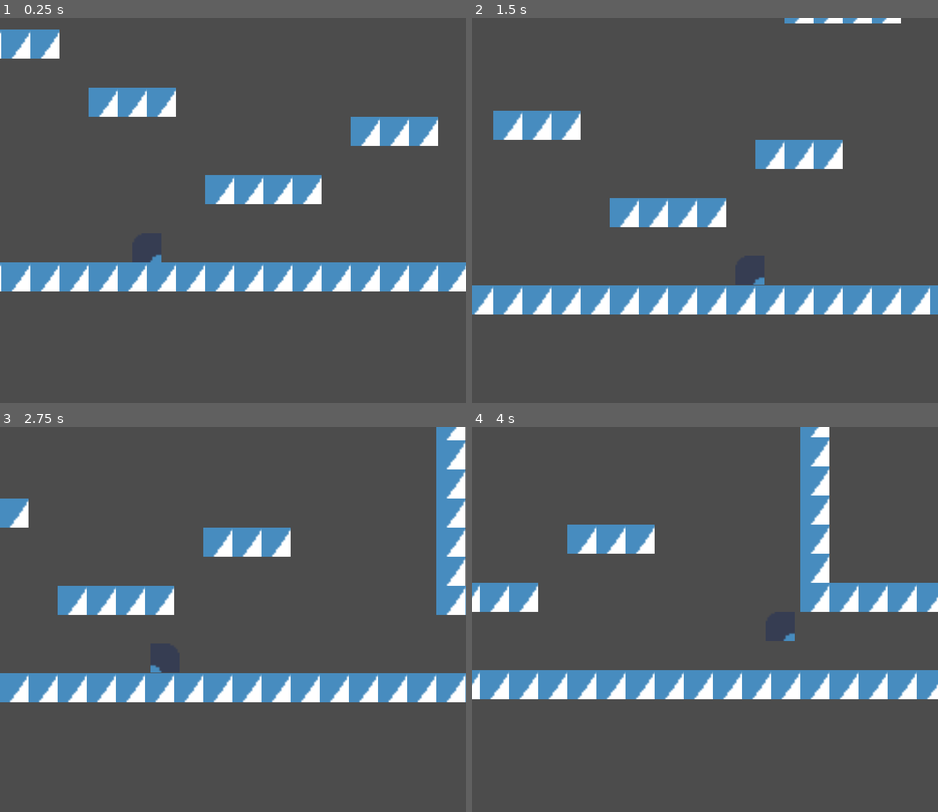
Above: before the commit, frames 1-4 (two rows, left to right).
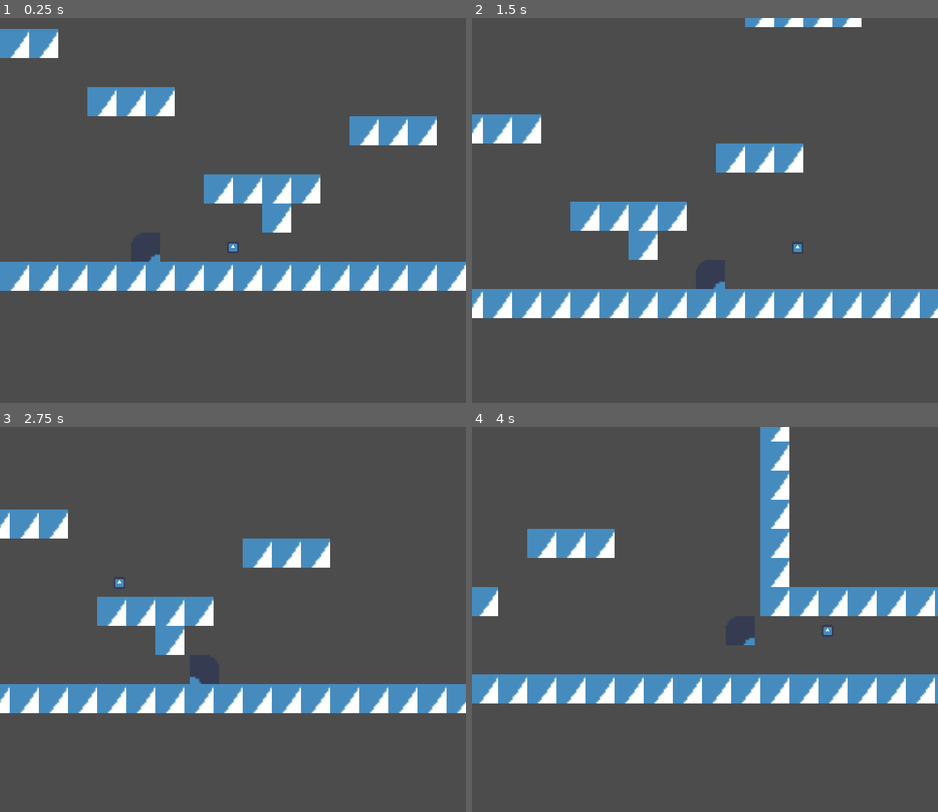
Above: after the commit, the same moments.

Repository: MauveMagician/platformer-game
Game: Godot game, scene res://Game.tscn
Same seed, same stepped clock (60 frames per second), same inputs: the game is played once before the commit and once after it. The engine's default icon, where the game draws it, is replaced by a stand-in: a white triangle on a blue panel in a dark square.
Inputs:
- Up to frame 1 (0.25 s): no input
- Up to frame 2 (1.5 s): hold Up (look_up) 0.53-1.28 s; hold Right (move_right) from 0.53 s (still down); tap Z (jump) at 0.77 s; tap Down (look_down) at 1.35 s
- Up to frame 3 (2.75 s): tap Z (jump) at 1.52 s; tap Up (look_up) at 1.55 s; release Right (move_right) at 2.03 s; hold Left (move_left) from 2.03 s (still down); hold Up (look_up) from 2.03 s (still down)
- Up to frame 4 (4 s): release Left (move_left) at 2.78 s; release Up (look_up) at 2.78 s; hold Right (move_right) from 2.78 s (still down); tap Up (look_up) at 2.85, 3.8 s; tap Z (jump) at 3.02, 3.77 s; hold Down (look_down) from 3.53 s (still down)

The runs differ from the first frame. In frame 1, 3.0% of the frame differs, in the area x 0-100%, y 2-72%; in frame 2, 12%; in frame 3, 18%, in the area x 0-100%, y 0-75%; in frame 4, 16%.

Commit message:
fix camera

Diff:
--- a/CameraPivot.gd
+++ b/CameraPivot.gd
@@ -1,30 +1,29 @@
 extends Position2D
 
-export var interpolate_cam_time = 0.3
+const ORIGINAL_INTERPOLATE_CAM_TIME = 1.0/3.0
+const ORIGINAL_LOOK_UP_PIXELS = 64
+const ORIGINAL_CAMERA_OFFSET_DISTANCE = 48
+
+export var interpolate_cam_time = ORIGINAL_INTERPOLATE_CAM_TIME
+export var look_up_pixels = ORIGINAL_LOOK_UP_PIXELS
+export var camera_offset_distance = ORIGINAL_CAMERA_OFFSET_DISTANCE
 onready var parent = self.get_parent()
 var y_direction = 1
 var ground_camera_mode = true
 
+func _ready():
+	$Camera_Offset.position.x = camera_offset_distance
 
 func _physics_process(_delta):
 	update_pivot_angle()
 
 func update_pivot_angle():
 	self.y_direction = parent.get("look_direction").y
-	if abs(self.y_direction) > 0:
-		$Lookup_Tween.interpolate_property($Camera_Offset,"position",$Camera_Offset.position, Vector2($Camera_Offset.position.x,64*self.y_direction), interpolate_cam_time,Tween.TRANS_LINEAR, Tween.EASE_OUT)
+	if ground_camera_mode:
+		$Lookup_Tween.interpolate_property($Camera_Offset,"position",$Camera_Offset.position, Vector2(parent.get("look_direction").x*48, look_up_pixels*self.y_direction), interpolate_cam_time,Tween.TRANS_LINEAR, Tween.EASE_OUT)
 		$Camera_Offset/Camera2D.drag_margin_h_enabled = false
 		$Camera_Offset/Camera2D.drag_margin_v_enabled = false
 		$Lookup_Tween.start()
-	elif ground_camera_mode:
-		self.position = Vector2(0,0)
-		$Lookup_Tween.interpolate_property($Camera_Offset,"position",$Camera_Offset.position, Vector2(parent.get("look_direction").x*32, 64*self.y_direction), interpolate_cam_time,Tween.TRANS_LINEAR, Tween.EASE_OUT)
-		$Camera_Offset/Camera2D.drag_margin_h_enabled = false
-		$Camera_Offset/Camera2D.drag_margin_v_enabled = false
-		$Lookup_Tween.start()
-		$Camera_Offset.position = Vector2(parent.get("look_direction").x*32,0)
-	else:
-		$Camera_Offset.global_position = $Camera_Offset.global_position
 
 func _on_Lookup_Tween_tween_completed(_object, _key):
 	$Camera_Offset/Camera2D.drag_margin_h_enabled = true
@@ -40,11 +39,17 @@
 func _on_Player_touched_ground():
 	$Camera_Offset/Camera2D.drag_margin_h_enabled = true
 	$Camera_Offset/Camera2D.drag_margin_v_enabled = true
-	$Camera_Offset/Camera2D.drag_margin_left = 0.1
-	$Camera_Offset/Camera2D.drag_margin_right = 0.1
+	$Camera_Offset/Camera2D.drag_margin_left = 0.15
+	$Camera_Offset/Camera2D.drag_margin_right = 0.15
 	$Camera_Offset/Camera2D.drag_margin_top = 0.1
 	$Camera_Offset/Camera2D.drag_margin_bottom = 0.1
+	self.interpolate_cam_time = ORIGINAL_INTERPOLATE_CAM_TIME/2
+	if $Speedup_Timer.is_stopped():
+		$Speedup_Timer.start()
 	ground_camera_mode = true
 
 func _on_Player_rotate():
 	pass # Replace with function body.
+
+func _on_Speedup_Timer_timeout():
+	self.interpolate_cam_time = ORIGINAL_INTERPOLATE_CAM_TIME
--- a/Game.tscn
+++ b/Game.tscn
@@ -6,10 +6,10 @@
 [ext_resource path="res://CameraPivot.gd" type="Script" id=4]
 
 [sub_resource type="RectangleShape2D" id=1]
-extents = Vector2( 8, 8 )
+extents = Vector2( 8, 6 )
 
-[sub_resource type="CircleShape2D" id=2]
-radius = 8.06226
+[sub_resource type="RectangleShape2D" id=4]
+extents = Vector2( 8, 6 )
 
 [sub_resource type="Animation" id=3]
 resource_name = "idle"
@@ -43,7 +43,7 @@
 collision_layer = 3
 collision_mask = 3
 format = 1
-tile_data = PoolIntArray( -327694, 0, 0, -327693, 0, 0, -327 …(1715 unchanged characters)… 5, 0, 0, 262199, 0, 0, 393202, 0, 0, 327735, 0, 0, 458738, 0, 0, 393271, 0, 0, 5 …(1315 unchanged characters)…
+tile_data = PoolIntArray( -327694, 0, 0, -327693, 0, 0, -327 …(1715 unchanged characters)… 5, 0, 0, 262199, 0, 0, 393202, 0, 0, 327686, 0, 0, 327735, 0, 0, 458738, 0, 0, 393271, 0, 0, 5 …(1315 unchanged characters)…
 
 [node name="Player" type="KinematicBody2D" parent="."]
 position = Vector2( 32, 96 )
@@ -59,7 +59,7 @@
 
 [node name="CoyoteTimer" type="Timer" parent="Player"]
 process_mode = 0
-wait_time = 0.09
+wait_time = 0.1
 one_shot = true
 
 [node name="CornerCorrection_Left" type="Node2D" parent="Player"]
@@ -94,7 +94,8 @@
 shape = SubResource( 1 )
 
 [node name="CollisionShape2D2" type="CollisionShape2D" parent="Player"]
-shape = SubResource( 2 )
+position = Vector2( 0, 2 )
+shape = SubResource( 4 )
 
 [node name="Sprite" type="Sprite" parent="Player"]
 texture = ExtResource( 2 )
@@ -109,25 +110,28 @@
 
 [node name="Camera2D" type="Camera2D" parent="Player/CameraPivot/Camera_Offset"]
 current = true
-process_mode = 0
 limit_smoothed = true
 drag_margin_h_enabled = true
 drag_margin_v_enabled = true
 smoothing_enabled = true
 smoothing_speed = 2.0
-drag_margin_left = 0.1
+drag_margin_left = 0.15
 drag_margin_top = 0.1
-drag_margin_right = 0.1
+drag_margin_right = 0.15
 drag_margin_bottom = 0.1
 editor_draw_limits = true
 editor_draw_drag_margin = true
 
-[node name="Sprite" type="Sprite" parent="Player/CameraPivot/Camera_Offset"]
-visible = false
+[node name="Godotinho" type="Sprite" parent="Player/CameraPivot/Camera_Offset"]
 scale = Vector2( 0.1, 0.1 )
+z_index = 10
 texture = ExtResource( 2 )
 
 [node name="Lookup_Tween" type="Tween" parent="Player/CameraPivot"]
+
+[node name="Speedup_Timer" type="Timer" parent="Player/CameraPivot"]
+process_mode = 0
+one_shot = true
 
 [node name="AnimationPlayer" type="AnimationPlayer" parent="Player"]
 playback_process_mode = 0
@@ -137,8 +141,8 @@
 [node name="CameraTween" type="Tween" parent="Player"]
 playback_process_mode = 0
 [connection signal="jumped" from="Player" to="Player/CameraPivot" method="_on_Player_jumped"]
-[connection signal="rotate" from="Player" to="Player/CameraPivot" method="_on_Player_rotate"]
 [connection signal="touched_ground" from="Player" to="Player/CameraPivot" method="_on_Player_touched_ground"]
 [connection signal="timeout" from="Player/JumpBufferTimer" to="Player" method="_on_JumpBufferTimer_timeout"]
 [connection signal="timeout" from="Player/CoyoteTimer" to="Player" method="_on_CoyoteTimer_timeout"]
 [connection signal="tween_completed" from="Player/CameraPivot/Lookup_Tween" to="Player/CameraPivot" method="_on_Lookup_Tween_tween_completed"]
+[connection signal="timeout" from="Player/CameraPivot/Speedup_Timer" to="Player/CameraPivot" method="_on_Speedup_Timer_timeout"]
--- a/Player.gd
+++ b/Player.gd
@@ -9,7 +9,6 @@
 
 signal jumped
 signal touched_ground
-signal rotate
 
 var y_velo = 0
 var speed = 0
--- a/project.godot
+++ b/project.godot
@@ -64,7 +64,6 @@
 
 [rendering]
 
-quality/driver/driver_name="GLES2"
 vram_compression/import_etc=true
 vram_compression/import_etc2=false
 environment/default_environment="res://default_env.tres"
